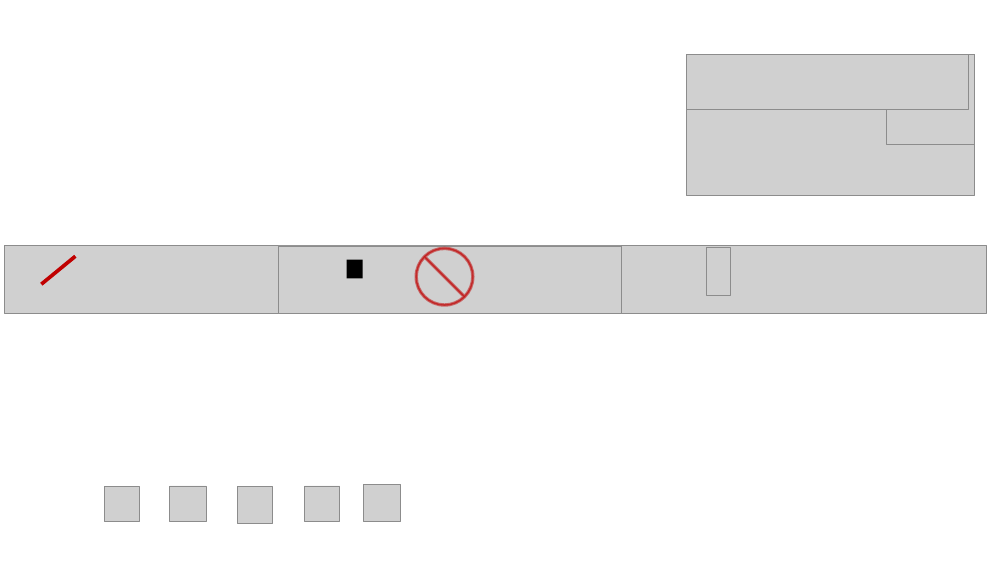
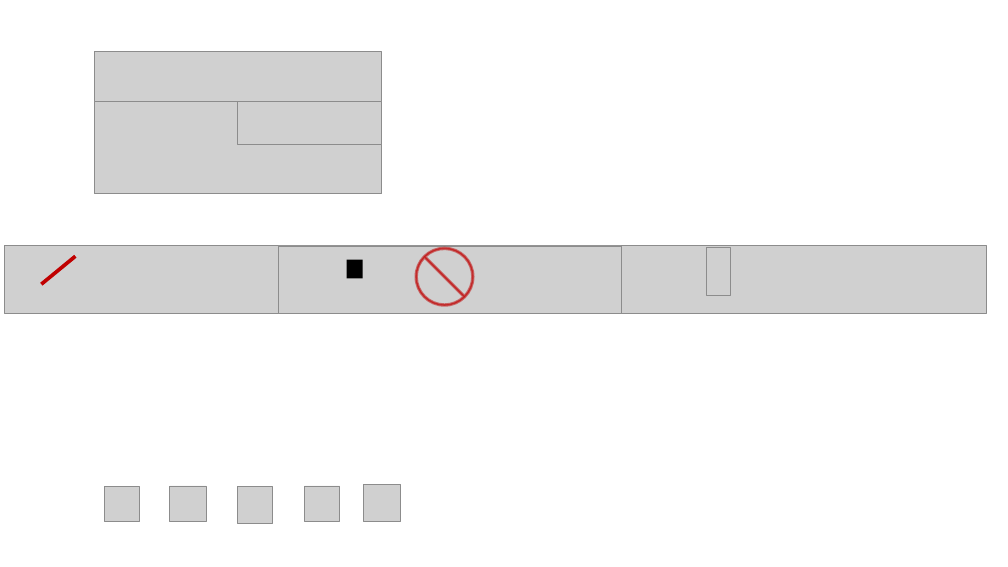
Before and after one commit to umich-brcf-bioinf/2022-08-08-umich-rnaseq-demystified, a slide deck: slide 3 of source/images/source/RSD_workshop_intro.pptx. Drawn at 1008x567 pixels with LibreOffice and Linux fonts; fonts in the diff are those of the drawing; grey boxes stand for pictures. Boxes give left, top, right and bottom in pixels: in the first picture for what was removed or moved away, otherwise in the second. Text is boxed around its words. In the diff, an @@ line names an element or a change of style, - is before the commit and + after.

```diff
--- a/source/images/source/RSD_workshop_intro.pptx
+++ b/source/images/source/RSD_workshop_intro.pptx
@@ picture: place and size @@
-picture at (687,54,975,197)
+picture at (95,52,383,194)
@@ picture added at (95,52,383,102) @@
@@ picture added at (237,52,382,144) @@
@@ picture removed at (687,54,968,110) @@
@@ picture removed at (886,54,974,144) @@
```
Also in this commit, not shown: 2 slides added, 1 slide removed, 48 other files.
